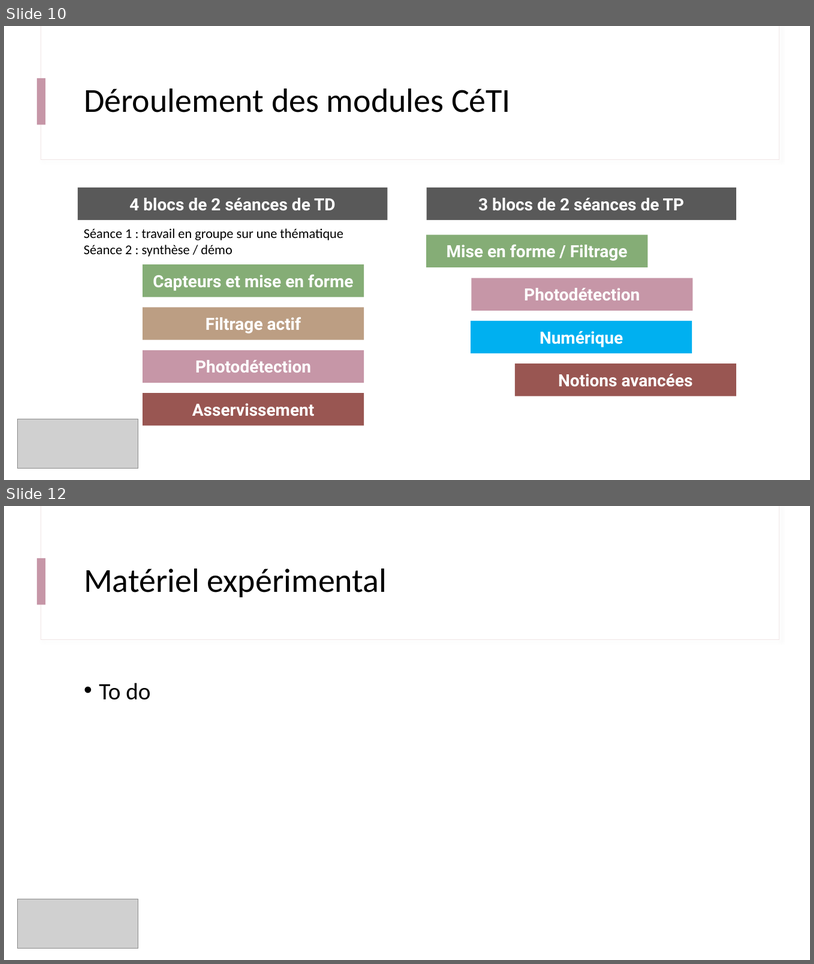
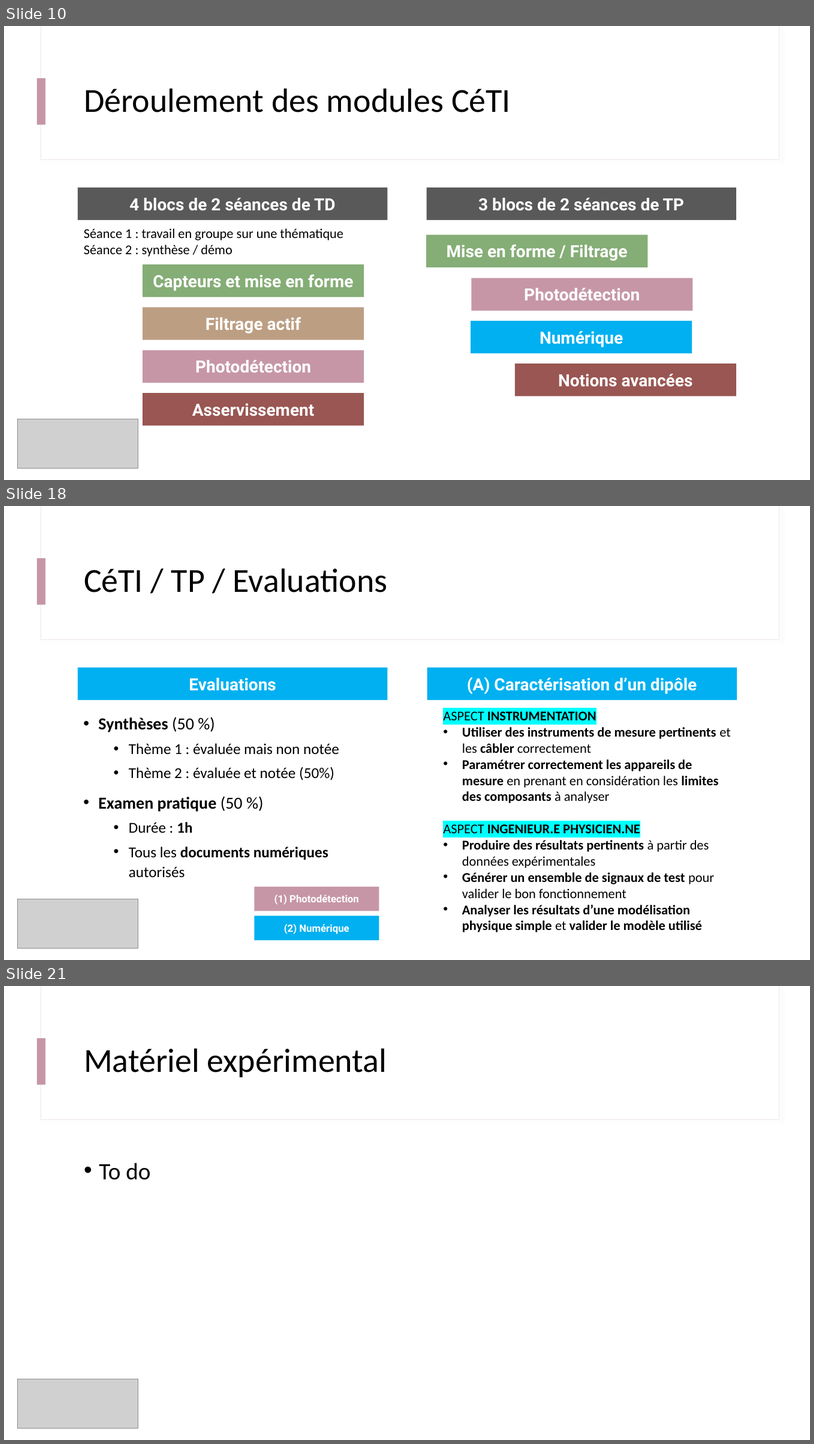
Before and after one commit to IOGS-Digital-Methods/semester-5, a slide deck: CeTI/b0_intro/B0_1_CeTI.pptx. Shown one above the other, each under a label of ours: slides 10 and 12 before the commit, slides 10, 18 and 21 after it; the slides between them are not shown. The pictures are 814x964 and 814x1444 pixels, drawn with LibreOffice and Linux fonts; fonts in the diff are those of the drawing; grey boxes stand for pictures. Boxes give left, top, right and bottom in pixels: in the first picture for what was removed or moved away, otherwise in the second. Text is boxed around its words. In the diff, an @@ line names an element or a change of style, - is before the commit and + after.

```diff
--- a/CeTI/b0_intro/B0_1_CeTI.pptx
+++ b/CeTI/b0_intro/B0_1_CeTI.pptx
@@ slide 18 added at [4, 506, 810, 960], background #FFFFFF; not listed: 3 template elements that a slide beside it also shows @@
@@ title added at [84, 568, 388, 592], 40 pt, text #000000 @@
+CéTI / TP / Evaluations
@@ rectangle added at [78, 667, 387, 700], fill #00B0F0, 20 pt, text #FFFFFF, bold @@
+Evaluations
@@ rectangle added at [428, 667, 737, 700], fill #00B0F0, 20 pt, text #FFFFFF, bold @@
+(A) Caractérisation d’un dipôle
@@ text added at [98, 717, 339, 877], 18 pt, text #000000 @@
+• Synthèses (50 %)
+  • Thème 1 : évaluée mais non notée
+  • Thème 2 : évaluée et notée (50%)
+• Examen pratique (50 %)
+  • Durée : 1h
+  • Tous les documents numériques autorisés
@@ text added at [443, 711, 731, 932], 16 pt, text #000000, bold @@
+ASPECT INSTRUMENTATION
+• Utiliser des instruments de mesure pertinents et les câbler correctement
+• Paramétrer correctement les appareils de mesure en prenant en considération les limites des composants à analyser
+ASPECT INGENIEUR.E PHYSICIEN.NE
+• Produire des résultats pertinents à partir des données expérimentales
+• Générer un ensemble de signaux de test pour valider le bon fonctionnement
+• Analyser les résultats d’une modélisation physique simple et valider le modèle utilisé
@@ picture added at [17, 898, 138, 948] @@
@@ rectangle added at [254, 886, 379, 911], fill #C696A7, 12 pt, text #FFFFFF, bold @@
+(1) Photodétection
@@ rectangle added at [254, 916, 379, 940], fill #00B0F0, 12 pt, text #FFFFFF, bold @@
+(2) Numérique
@@ what was slide 12 is now slide 21 @@
```
Also in this commit, not shown: 4 slides changed, 9 other slides added, 1 slide removed, 2 other files.
